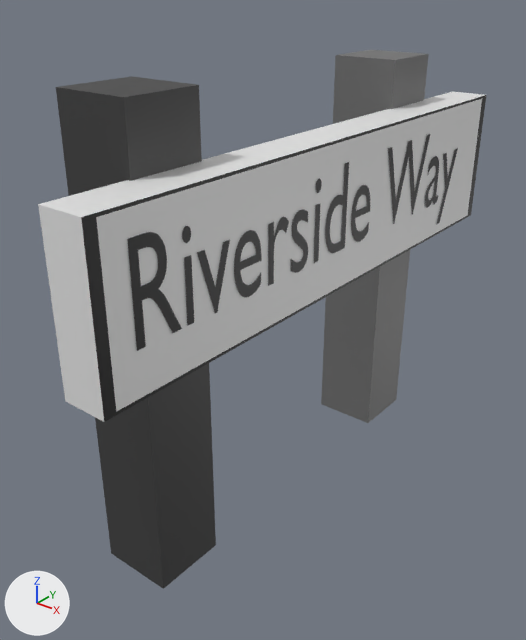
One commit to the FBX model Assets/Models/uk_street_sign_rural_8.fbx: the scene before it, then after it.
Camera for both pictures: a 50 mm lens placed at (11.14, -11.77, 13.22), pointed at (-0.41, 2.68, 4.26). Every picture has the same lights, and +X, +Y and +Z are marked at lower left. Where no turn or scale is listed for an object, it has been applied to the vertices.
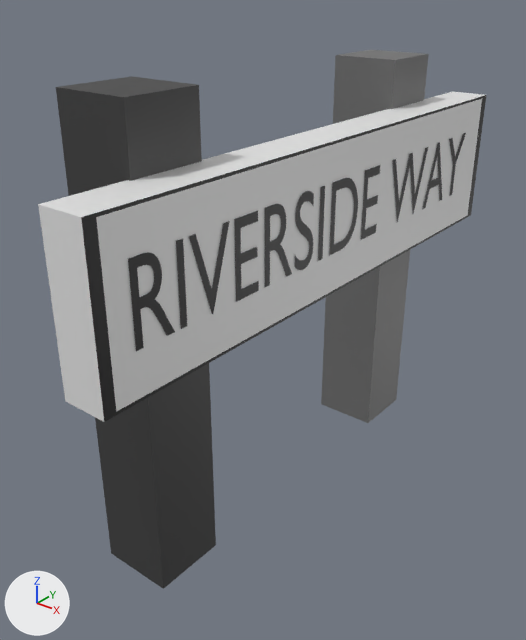
What differs and where, as boxes (x1, y1, x2, y2) in the pictures (526 x 640 px; the box of a moved part takes in the faces that stretch with it):
'Text', reshaped, rescaled
    before: (127, 134, 458, 351)
    after: (128, 133, 466, 351)
part 1 of me_text, added (black)
    after: (392, 147, 428, 222)
part 2 of me_text, rebuilt (21% wider, 27% taller)
    before: (197, 240, 230, 313)
    after: (189, 221, 229, 314)
part 3 of me_text, rebuilt (9% wider, 26% taller)
    before: (184, 255, 194, 326)
    after: (176, 239, 187, 329)
part 4 of me_text, deleted
    before: (425, 156, 439, 208)
part 5 of me_text, deleted (black)
    before: (234, 230, 262, 297)
part 6 of me_text, deleted (black)
    before: (268, 217, 289, 286)
part 7 of me_text, deleted
    before: (182, 226, 191, 243)
part 8 of me_text, deleted
    before: (437, 148, 458, 224)
part 9 of me_text, moved or reshaped
    before: (291, 134, 430, 273)
    after: (234, 165, 380, 302)
part 10 of me_text, added (black)
    after: (423, 133, 466, 209)

Patch to the scene script:
```diff
--- a/Assets/Models/uk_street_sign_rural_8.fbx.py
+++ b/Assets/Models/uk_street_sign_rural_8.fbx.py
@@ me_text @@
 # used by ob_text; location = (1.65, -3.9, 6.65); rotation_euler = (1.571, 0.0, 1.571), in degrees (90, 0, 90); scale = (2.32, 3.29, 4.0)
-me_text.from_pydata(...)  # 865 vertices, 847 faces; spans x 0.08..5.91, y -0.23..0.68, z 0.0
+me_text.from_pydata(...)  # 436 vertices, 420 faces; spans x 0.08..7.11, y -0.01..0.69, z 0.0
+# me_text part 1: the loose piece of 13 vertices spanning x 4.01..5.05, y -0.01..0.68, z 0.0 is copied, and the copy is moved by (0.79, 0.0, 0.0); it spans x 4.8..5.84, y -0.01..0.68, z 0.0
+# me_text part 2: the loose piece of 7 vertices spanning x 0.83..1.26, y -0.01..0.45, z 0.0 is rebuilt with 7 vertices and now spans x 0.85..1.46, y -0.01..0.68, z 0.0
+# me_text part 3: the loose piece of 4 vertices spanning x 0.67..0.76, y 0.0..0.45, z 0.0 is rebuilt with 4 vertices and now spans x 0.68..0.78, y 0.0..0.68, z 0.0
+# me_text part 4: the loose piece of 174 vertices spanning x 5.08..5.46, y -0.01..0.46, z 0.0 is deleted
+# me_text part 5: the loose piece of 99 vertices spanning x 1.3..1.71, y -0.01..0.46, z 0.0 is deleted
+# me_text part 6: the loose piece of 55 vertices spanning x 1.81..2.14, y 0.0..0.46, z 0.0 is deleted
+# me_text part 7: the loose piece of 48 vertices spanning x 0.66..0.77, y 0.53..0.64, z 0.0 is deleted
+# me_text part 8: the loose piece of 8 vertices spanning x 5.48..5.91, y -0.23..0.45, z 0.0 is deleted
+# me_text part 9: 3 vertices moved within x 2.6..3.1, y 0.15..0.68, z 0.0; 365 vertices removed from x 2.18..5.05, y -0.01..0.68, z 0.0; 287 vertices added at x 1.53..4.49, y -0.01..0.69, z 0.0
+# me_text part 10: 20 vertices added at x 5.84..7.11, y 0.0..0.69, z 0.0
 me_text.materials.append(mat_material_004)
@@ ob_text @@
 ob_text.rotation_euler = (1.571, 0.0, 1.571)  # degrees (90, 0, 90)
-ob_text.scale = (2.32, 3.29, 4.0)
+ob_text.scale = (2.0, 2.75, 4.0)
```
